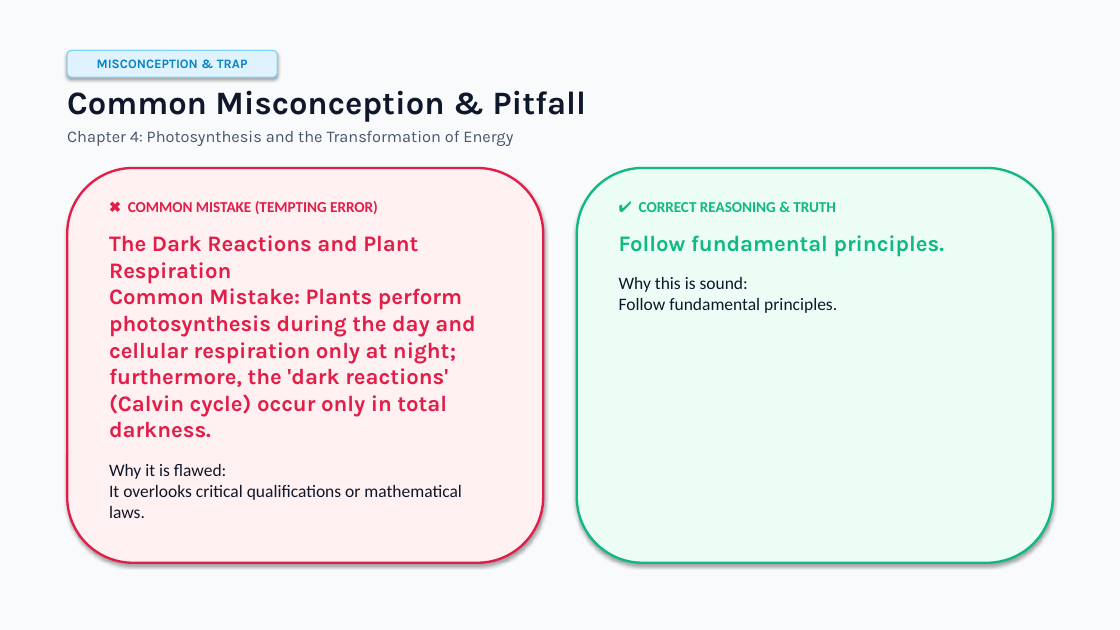
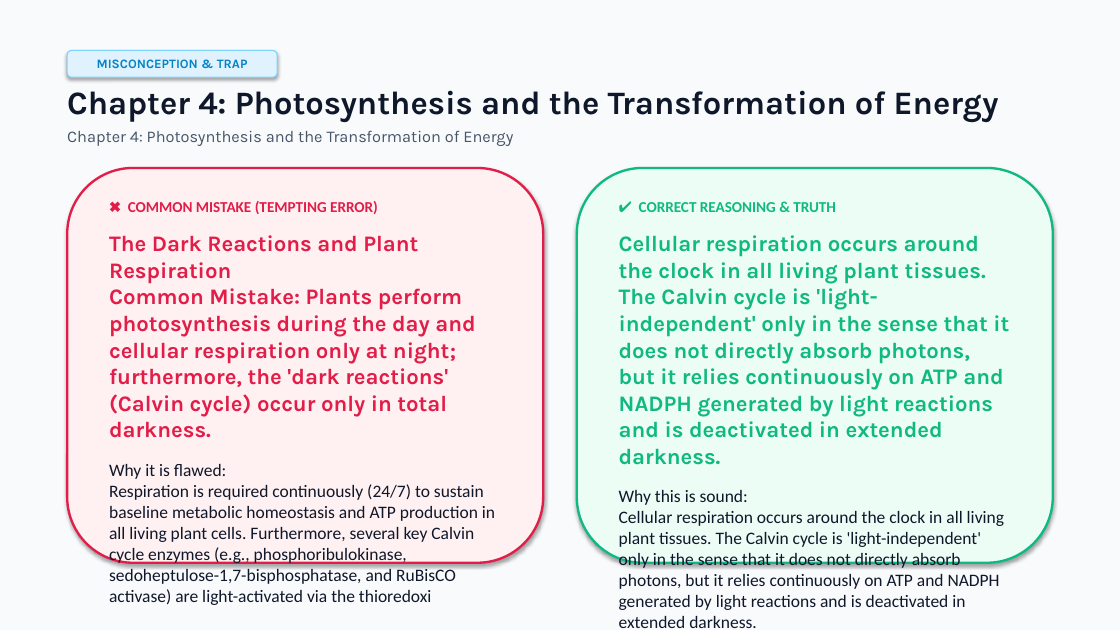
Before and after one commit to usm007/LessonMorph, a slide deck: slide 15 of output/photosynthesis_and_cellular_energy.pptx (slide 26 before the commit). Drawn at 1120x630 pixels with LibreOffice and Linux fonts; fonts in the diff are those of the drawing. Boxes give left, top, right and bottom in pixels: in the first picture for what was removed or moved away, otherwise in the second. Text is boxed around its words. In the diff, an @@ line names an element or a change of style, - is before the commit and + after.

```diff
--- a/output/photosynthesis_and_cellular_energy.pptx
+++ b/output/photosynthesis_and_cellular_energy.pptx
@@ text at bbox=[67, 90, 586, 122]: paragraph removed @@
-Common Misconception & Pitfall
@@ text at bbox=[67, 90, 999, 122]: size 14 to 28 pt, text colour #475569 to #0F172A, bold on in "Chapter 4: Photosynthesis and the Transformation of ..."; less space between paragraphs @@
@@ text at bbox=[619, 235, 1009, 628]: text changed @@
-Follow fundamental principles.
-Why this is sound:
-Follow fundamental principles.
+Cellular respiration occurs around the clock in all living plant tissues. The Calvin cycle is 'light-independent' only in the sense that it does not directly absorb photons, but it relies continuously on ATP and NADPH generated by light reactions and is deactivated in extended darkness.
+Why this is sound:
+Cellular respiration occurs around the clock in all living plant tissues. The Calvin cycle is 'light-independent' only in the sense that it does not directly absorb photons, but it relies continuously on ATP and NADPH generated by light reactions and is deactivated in extended darkness.
@@ text at bbox=[109, 464, 495, 605]: text changed @@
-Why it is flawed:
-It overlooks critical qualifications or mathematical laws.
+Why it is flawed:
+Respiration is required continuously (24/7) to sustain baseline metabolic homeostasis and ATP production in all living plant cells. Furthermore, several key Calvin cycle enzymes (e.g., phosphoribulokinase, sedoheptulose-1,7-bisphosphatase, and RuBisCO activase) are light-activated via the thioredoxi
```
Also in this commit, not shown: 13 other slides changed, 15 slides added, 21 slides removed, 57 other files.
